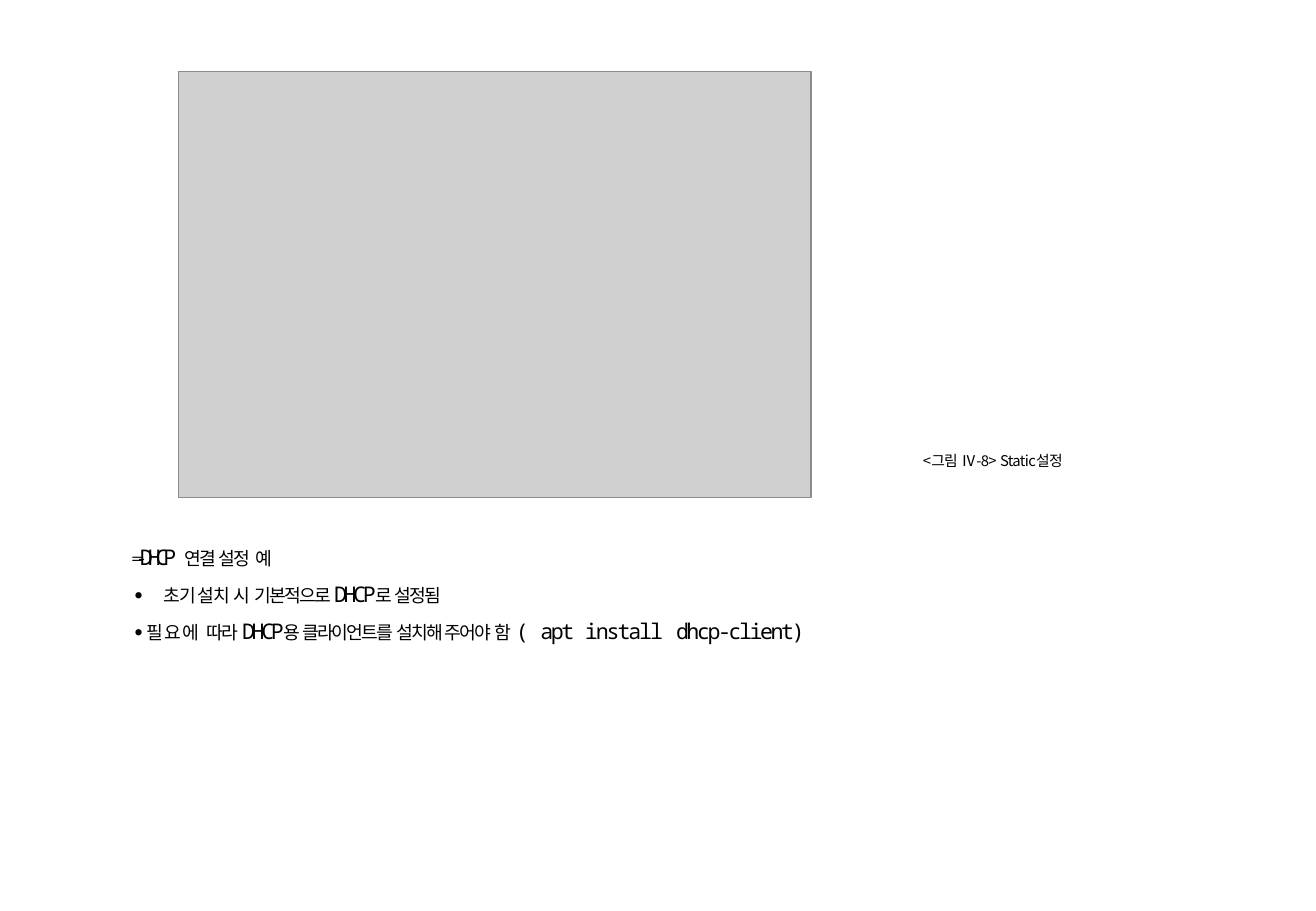
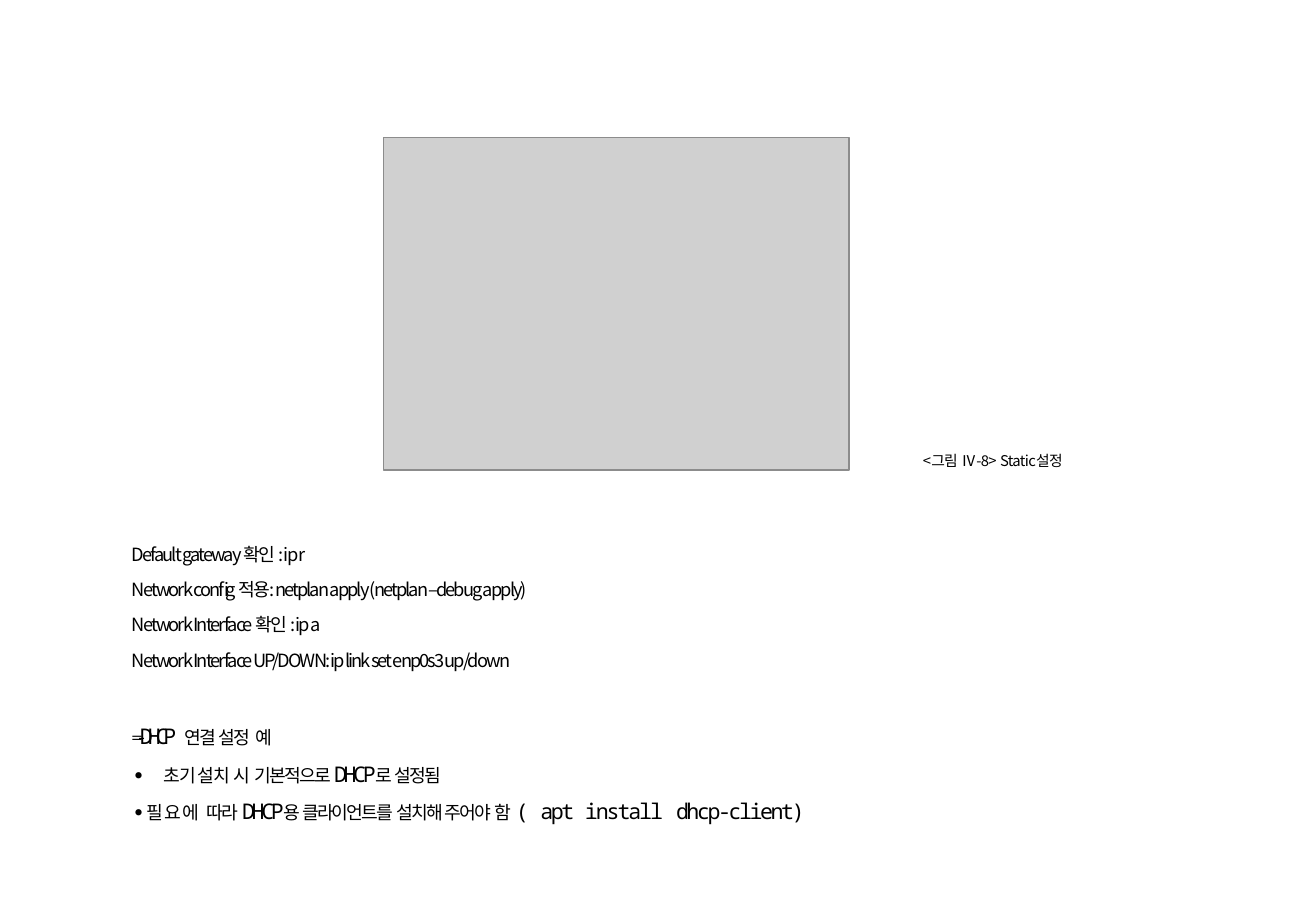
Before and after one commit to noheul1030/KOPO-Linux, a slide deck: slide 18 of 리눅스(v2023)/리눅스_7강_v2023.pptx. Drawn at 1316x911 pixels with LibreOffice and Linux fonts; fonts in the diff are those of the drawing; grey boxes stand for pictures; background and template pictures are left out. Boxes give left, top, right and bottom in pixels: in the first picture for what was removed or moved away, otherwise in the second. Text is boxed around its words. In the diff, an @@ line names an element or a change of style, - is before the commit and + after.

```diff
--- a/리눅스(v2023)/리눅스_7강_v2023.pptx
+++ b/리눅스(v2023)/리눅스_7강_v2023.pptx
@@ picture: place and size @@
-picture at (179,72,812,498)
+picture at (384,137,849,470)
@@ text at (132,546,527,672): paragraphs added @@
+Default gateway 확인 : ip r
+Network config 적용: netplan apply (netplan –debug apply)
+Network Interface 확인 : ip a
+Network Interface UP/DOWN: ip link set enp0s3 up/down
```
Also in this commit, not shown: 1 other slide changed, 2 other files.
